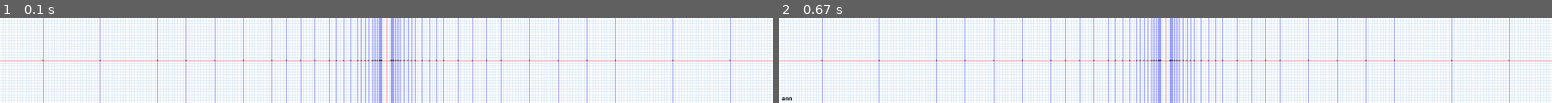
Above: before the commit, frames 1-2 (left to right).
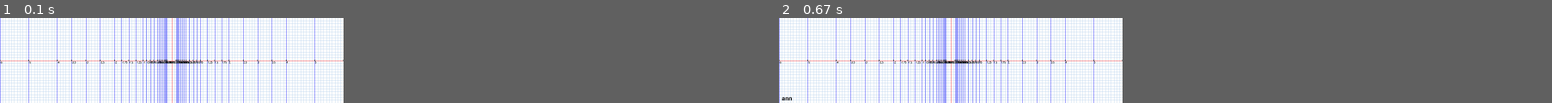
Above: after the commit, the same moments.

Repository: ratkey/six-bit-graficator
Game: pygame game, started from main.py
Same seed, same stepped clock (60 frames per second), same inputs: the game is played once before the commit and once after it.
Inputs:
- Up to frame 1 (0.1 s): no input
- Up to frame 2 (0.67 s): type "ann" at 0.33 s
In our replay, the window is 900x100 before the commit and 400x100 after it. These sizes can differ from the game's own. Grey fills any space a smaller window leaves; there, only what the larger window draws over its background counts as a difference.

The runs differ from the first frame. In frame 1, 14% of the frame differs, in the area x 0-100%, y 0-100%; in frame 2, 14%.

Commit message:
Añadi los numeros a la grafica

Diff:
--- a/main.py
+++ b/main.py
@@ -7,6 +7,7 @@
 from numeros import numeros
 
 pygame.init()
+pygame.font.init()
 
 # Colors
 WHITE = (255, 255, 255)
@@ -15,9 +16,6 @@
 BLUE = (0, 0, 255)
 LIGTH_BLUE =(186, 212, 239)
 
-for n in numeros:
-    print(n)
-
 color_fondo = WHITE
 color_linea = BLUE
 color_punto = BLACK
@@ -25,14 +23,18 @@
 color_graph = RED
 color_grid = LIGTH_BLUE
 
+
 # Variables
 done = False
 vectors = []
 vector_thicknes = 2
-WIDTH, HEIGHT = 2700, 300
+WIDTH, HEIGHT = 1200, 300
 ORIGEN = (int(WIDTH/2), int(HEIGHT/2))
 text_font_size = 30
 zoom = 100
+
+myfont = pygame.font.SysFont('Comic Sans MS', 10)
+
 
 # Crea el TextInput-object
 textinput = pygame_textinput.TextInput(font_size=text_font_size)
@@ -41,7 +43,16 @@
 text_margen_x = 10
 text_margen_y = 25
 
-# Display propertyes
+# Dibuja el texto
+def draw_num_text():
+    global numeros
+    for n in numeros:
+        posx = ajustar_punto_en_x(n)
+        texto = str(n[1])
+        textsurface = myfont.render(texto, False, (0, 0, 0))
+        screen.blit(textsurface,(posx, ORIGEN[1]))
+
+# Display properties
 screen = pygame.display.set_mode((WIDTH, HEIGHT))
 pygame.display.set_caption('six bite graficator by: CotherArt')
 clock = pygame.time.Clock()
@@ -65,16 +76,19 @@
             pygame.draw.line(screen, color_linea, ORIGEN, end_pos, vector_thicknes)
             pygame.draw.circle(screen, color_punto, end_pos, 2)
 
+# Ajustar el numero a la cuadricula
+def ajustar_punto_en_x(numero):
+    global zoom
+    punto_en_x = numero[1] * zoom
+    punto_en_x = int(punto_en_x + ORIGEN[0])
+    return punto_en_x
+
 # Dibuja los numeros el la pantalla
 def draw_numeros():
-    global zoom
     global numeros
+
     for n in numeros:
-        punto_en_x = n[1] * zoom
-
-
-        punto_en_x = int(punto_en_x + ORIGEN[0])
-
+        punto_en_x = ajustar_punto_en_x(n)
         if n[1] == 14 or n[1] == -14:
             pygame.draw.line(screen, RED, (punto_en_x, 0), (punto_en_x, HEIGHT), 1)
         else:
@@ -100,6 +114,7 @@
 
     add_vector(cordenadas)
 
+# Dibuja la cuadricula
 def draw_cuadricula():
     blockSize = 20 #Set the size of the grid block
     for x in range(10, WIDTH, 10):
@@ -112,19 +127,21 @@
     zoom = num
 
 # Main loop
-while not done:
-    screen.fill(color_fondo)
-
+while True:
     events = pygame.event.get()
     for event in events:
         if event.type == pygame.QUIT:
-            done = True
+            pygame.quit()
+            sys.exit()
+
 
     # Dibujar los elementos en la pantalla
+    screen.fill(color_fondo)
     draw_cuadricula()
     draw_ejes()
     draw_vectores()
     draw_numeros()
+    draw_num_text()
 
     # Text input events
     if textinput.update(events):
